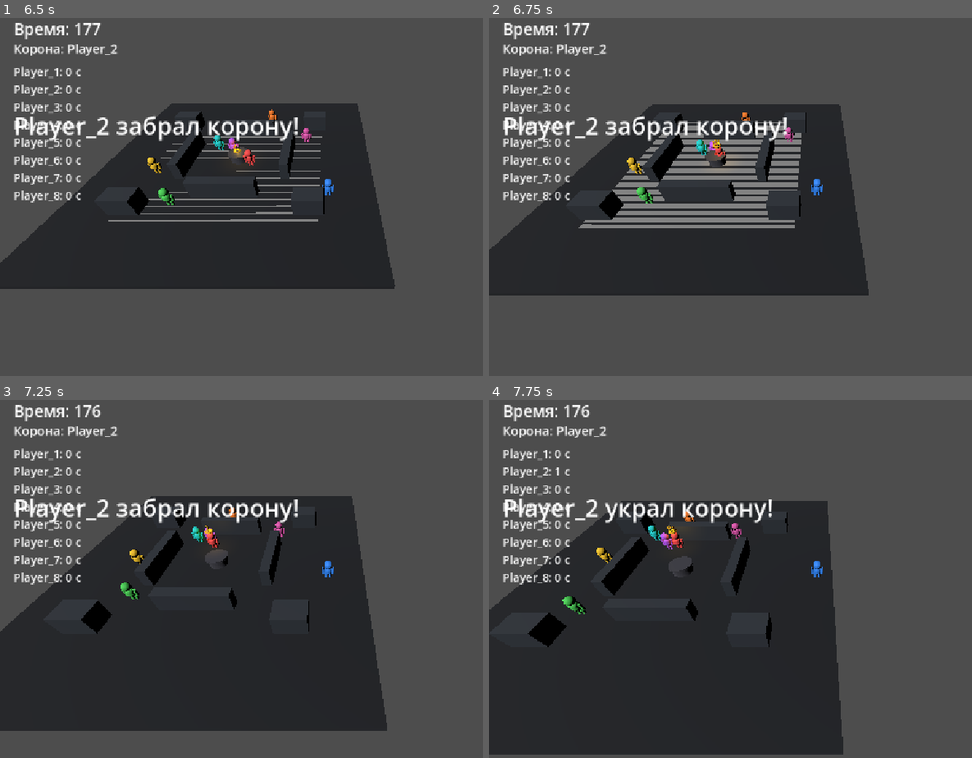
Above: before the commit, frames 1-4 (two rows, left to right).
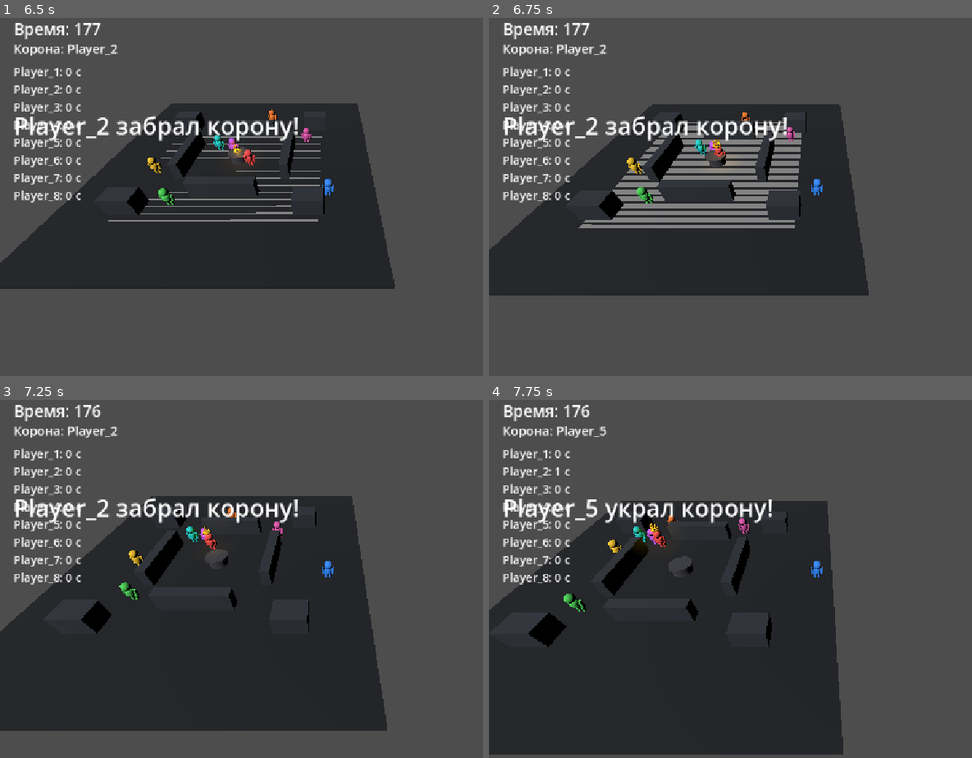
Above: after the commit, the same moments.

Repository: denisyltanovmagamed-netizen/PROJECT-01-CROWN
Game: Godot game, scene res://scenes/main/main.tscn
Two runs of this game, one before a commit and one after it. Both use one fixed random seed, a clock stepped at 60 frames per second and the inputs below.
Inputs (mouse positions are in pixels of both pictures, inside the frame that each line leads up to):
- Up to frame 1 (6.5 s): tap Enter at 0.5, 2 s; move the mouse to (473, 171) at 0.52 s; hold Right (ui_right) 0.53-1.28 s; click (473, 171) at 0.67 s; tap Space at 1.25, 2.75 s; move the mouse to (198, 211) at 1.27 s; hold Down (ui_down) 1.28-2.03 s; move the mouse to (391, 111) at 2.02 s; hold Right (ui_right) 2.03-2.78 s; move the mouse to (294, 265) at 2.77 s; hold Up (ui_up) 2.78-3.53 s; click (294, 265) at 2.92 s; move the mouse to (outside the picture) at 3.52 s; hold Left (ui_left) 3.53-5.03 s; move the mouse to (130, 136) at 4.27 s; move the mouse to (362, 189) at 5.02 s; hold Down (ui_down) 5.03-5.78 s; click (362, 189) at 5.17 s; move the mouse to (231, 100) at 5.77 s; hold Right (ui_right) from 5.78 s (still down)
- Up to frame 2 (6.75 s): move the mouse to (962, 171) at 6.52 s; release Right (ui_right) at 6.53 s; hold Up (ui_up) from 6.53 s (still down)
- Up to frame 3 (7.25 s): keep holding Up (ui_up)
- Up to frame 4 (7.75 s): move the mouse to (687, 593) at 7.27 s; release Up (ui_up) at 7.28 s; hold Right (ui_right) from 7.28 s (still down); click (687, 593) at 7.42 s

Frame 1 is identical in both runs. In frame 2, 0.1% of the frame differs, in the area x 28-64%, y 26-43%; in frame 3, 0.4%; in frame 4, 1.0%, in the area x 15-54%, y 7-60%.

Commit message:
Gameplay V2: align AI targeting with expanded arena

Diff:
--- a/scripts/game/game_manager.gd
+++ b/scripts/game/game_manager.gd
@@ -5,7 +5,8 @@
 const STEAL_DISTANCE: float = 1.15
 const STEAL_COOLDOWN: float = 0.12
 const COUNTDOWN_TIME: float = 3.0
-const ATTACK_LANE_RADIUS: float = 0.35
+const ATTACK_LANE_RADIUS: float = 0.75
+const ARENA_LIMIT: float = 15.0
 
 var round_time: float = ROUND_TIME
 var countdown_time: float = COUNTDOWN_TIME
@@ -181,8 +182,8 @@
     holder_velocity.y = 0.0
     var predicted_time := 0.75
     var predicted_position := crown_holder.global_position + holder_velocity * predicted_time
-    predicted_position.x = clampf(predicted_position.x, -7.5, 7.5)
-    predicted_position.z = clampf(predicted_position.z, -7.5, 7.5)
+    predicted_position.x = clampf(predicted_position.x, -ARENA_LIMIT + 1.0, ARENA_LIMIT - 1.0)
+    predicted_position.z = clampf(predicted_position.z, -ARENA_LIMIT + 1.0, ARENA_LIMIT - 1.0)
 
     for index in range(attackers.size()):
         var player := attackers[index]
@@ -192,8 +193,8 @@
             var side_angle := (TAU / maxf(1.0, float(attackers.size() - 1))) * float(index - 1)
             var side := Vector3(cos(side_angle), 0.0, sin(side_angle))
             var intercept_point := predicted_position + side * ATTACK_LANE_RADIUS
-            intercept_point.x = clampf(intercept_point.x, -8.0, 8.0)
-            intercept_point.z = clampf(intercept_point.z, -8.0, 8.0)
+            intercept_point.x = clampf(intercept_point.x, -ARENA_LIMIT + 1.0, ARENA_LIMIT - 1.0)
+            intercept_point.z = clampf(intercept_point.z, -ARENA_LIMIT + 1.0, ARENA_LIMIT - 1.0)
             player.set_target_point(crown_holder, intercept_point)
 
     # The crown holder runs away from the nearest opponent.
